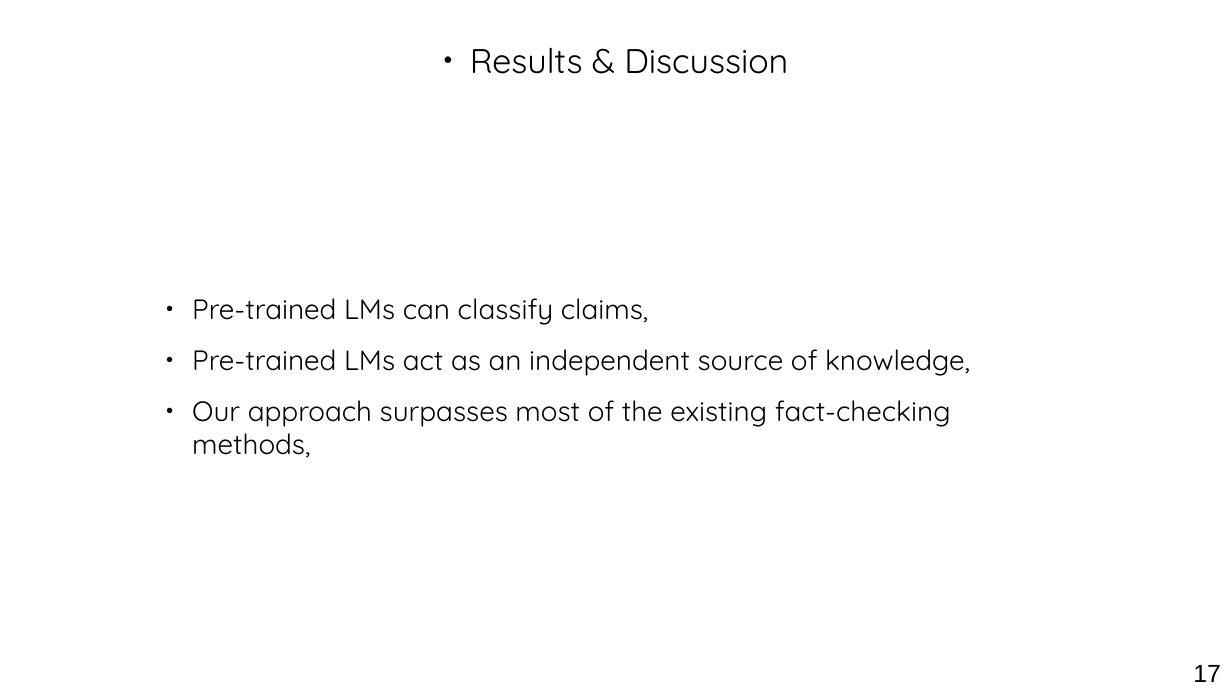
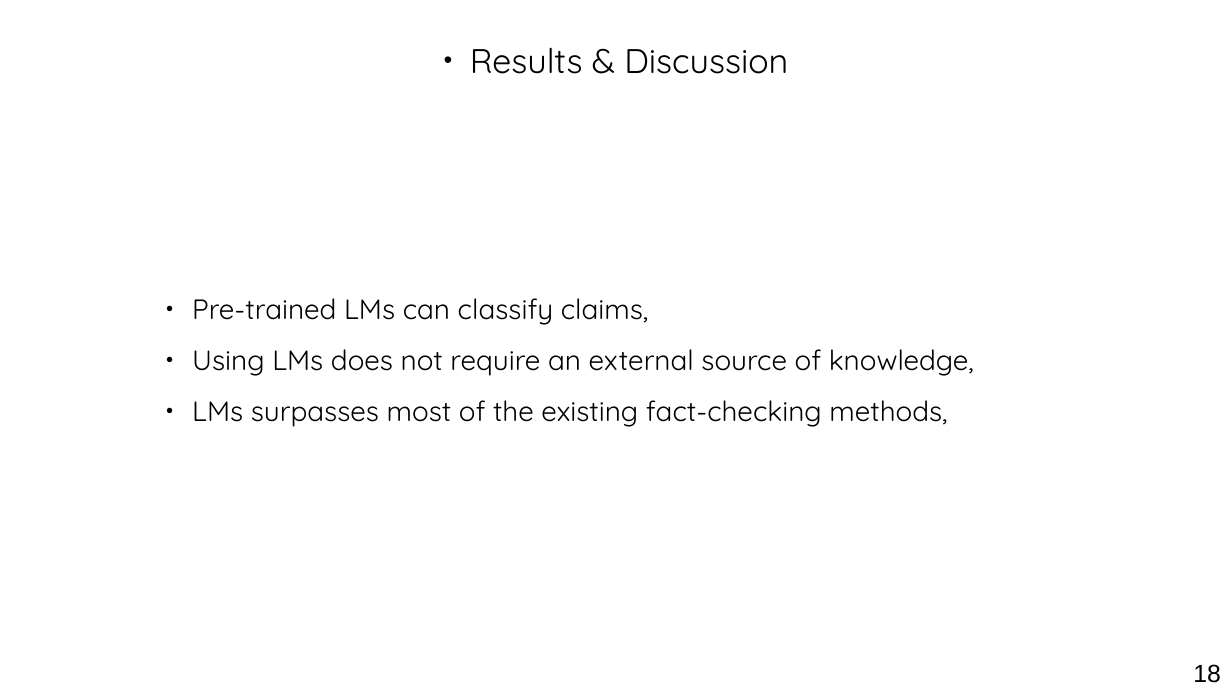
Before and after one commit to othmanelhoufi/LM-for-FactChecking, a slide deck: slide 18 of presentation/NLP_fact_checking.odp (slide 17 before the commit). Drawn at 1232x693 pixels with LibreOffice and Linux fonts; fonts in the diff are those of the drawing. Boxes give left, top, right and bottom in pixels: in the first picture for what was removed or moved away, otherwise in the second. Text is boxed around its words. In the diff, an @@ line names an element or a change of style, - is before the commit and + after.

```diff
--- a/presentation/NLP_fact_checking.odp
+++ b/presentation/NLP_fact_checking.odp
@@ text at bbox=[192, 349, 974, 427]: text changed @@
-● Pre-trained LMs act as an independent source of knowledge,
-● Our approach surpasses most of the existing fact-checking methods,
+● Using LMs does not require an external source of knowledge,
+● LMs surpasses most of the existing fact-checking methods,
@@ page number at bbox=[1193, 664, 1221, 683]: text changed @@
-17
+18
```
Also in this commit, not shown: 8 other slides changed, 5 slides added, 3 slides removed, 32 other files.
